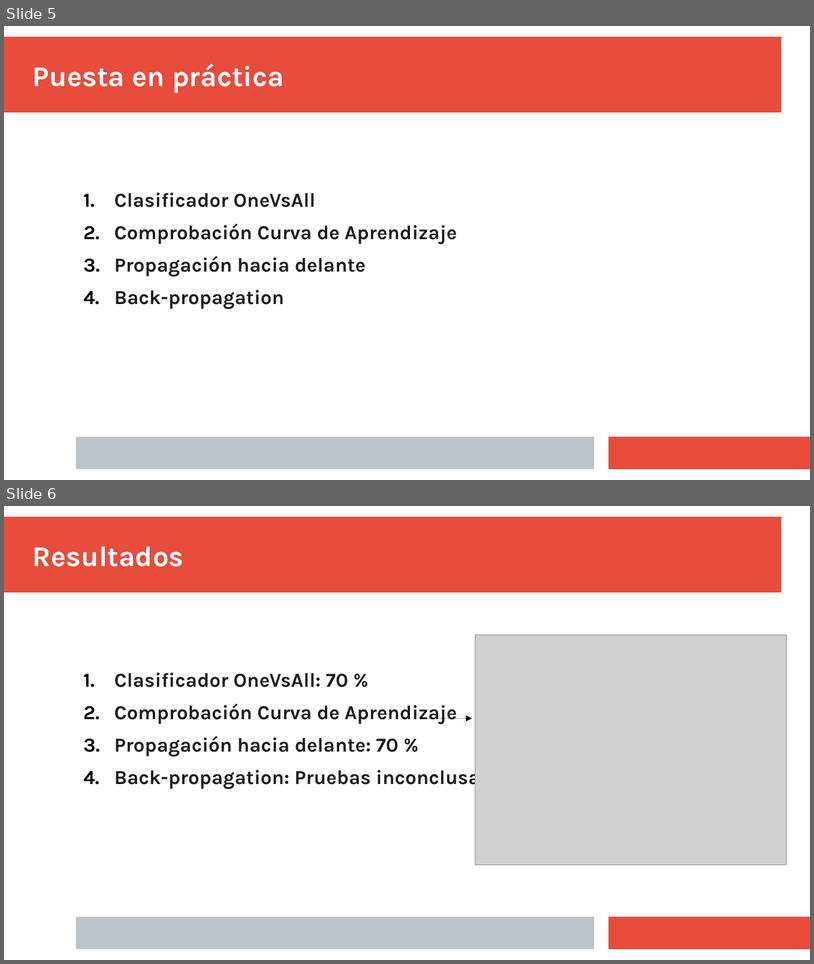
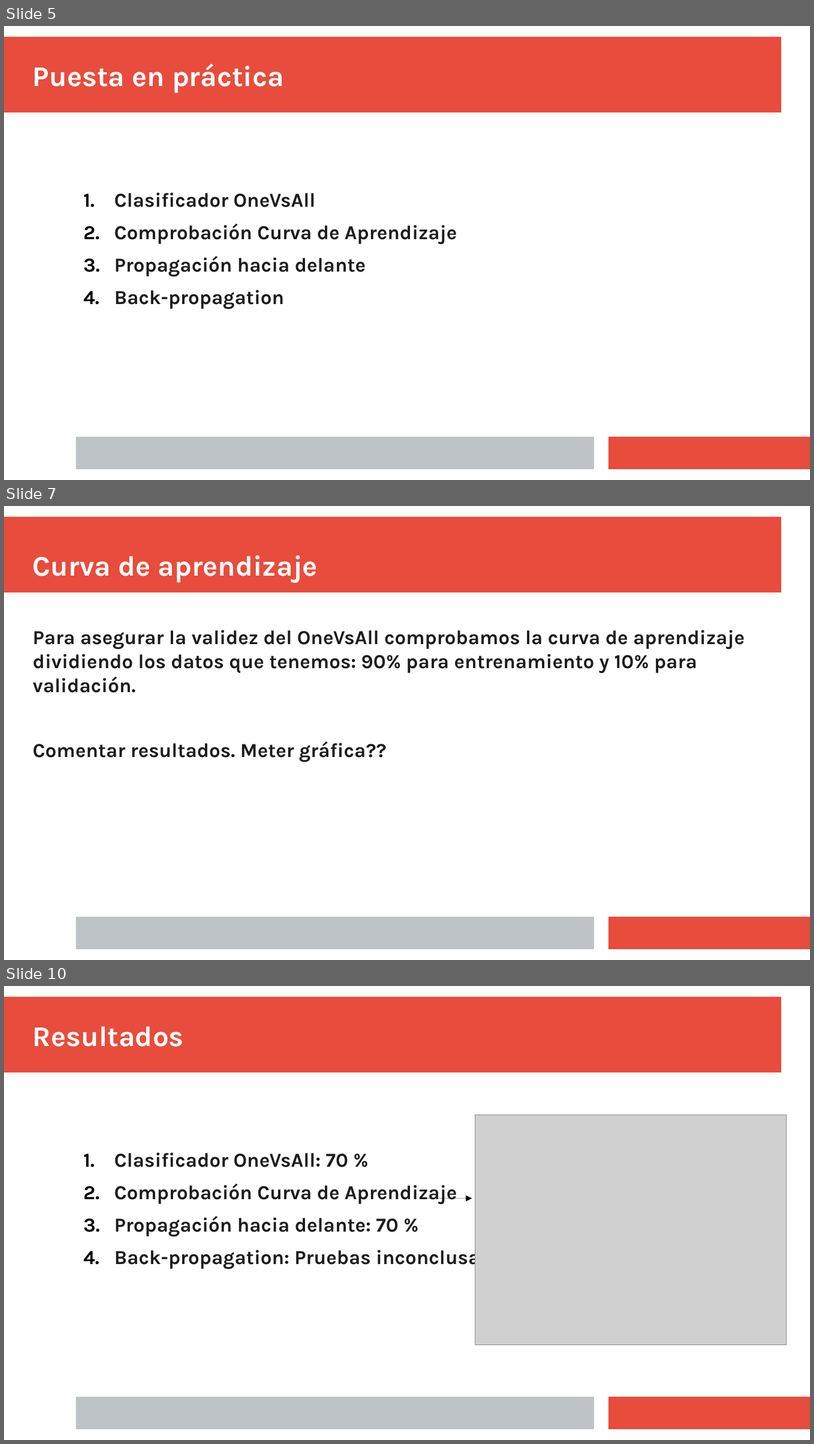
Before and after one commit to Lidiacon/AA, a slide deck: Proyecto/Presentación.odp. Shown one above the other, each under a label of ours: slides 5 and 6 before the commit, slides 5, 7 and 10 after it; the slides between them are not shown. The pictures are 814x964 and 814x1444 pixels, drawn with LibreOffice and Linux fonts; fonts in the diff are those of the drawing; grey boxes stand for pictures. Boxes give left, top, right and bottom in pixels: in the first picture for what was removed or moved away, otherwise in the second. Text is boxed around its words. In the diff, an @@ line names an element or a change of style, - is before the commit and + after.

```diff
--- a/Proyecto/Presentación.odp
+++ b/Proyecto/Presentación.odp
@@ slide 7 added at (4, 506, 810, 960), background #FFFFFF; not listed: 3 template elements that a slide beside it also shows @@
@@ title added at (33, 555, 318, 583), 28 pt, text #FFFFFF, bold @@
+Curva de aprendizaje
@@ text added at (33, 630, 745, 762), 19.5 pt, text #1C1C1C, bold @@
+Para asegurar la validez del OneVsAll comprobamos la curva de aprendizaje dividiendo los datos que tenemos: 90% para entrenamiento y 10% para validación.
+Comentar resultados. Meter gráfica??
@@ what was slide 6 is now slide 10 @@
```
Also in this commit, not shown: 2 slides changed, 3 other slides added.
